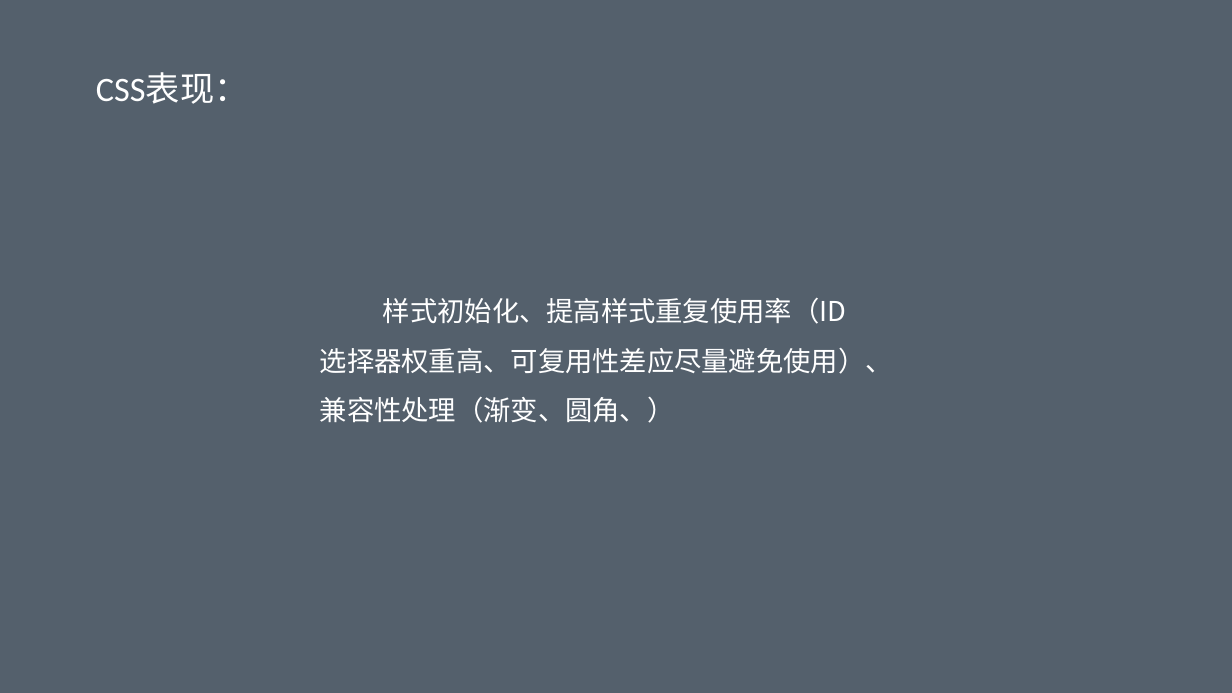
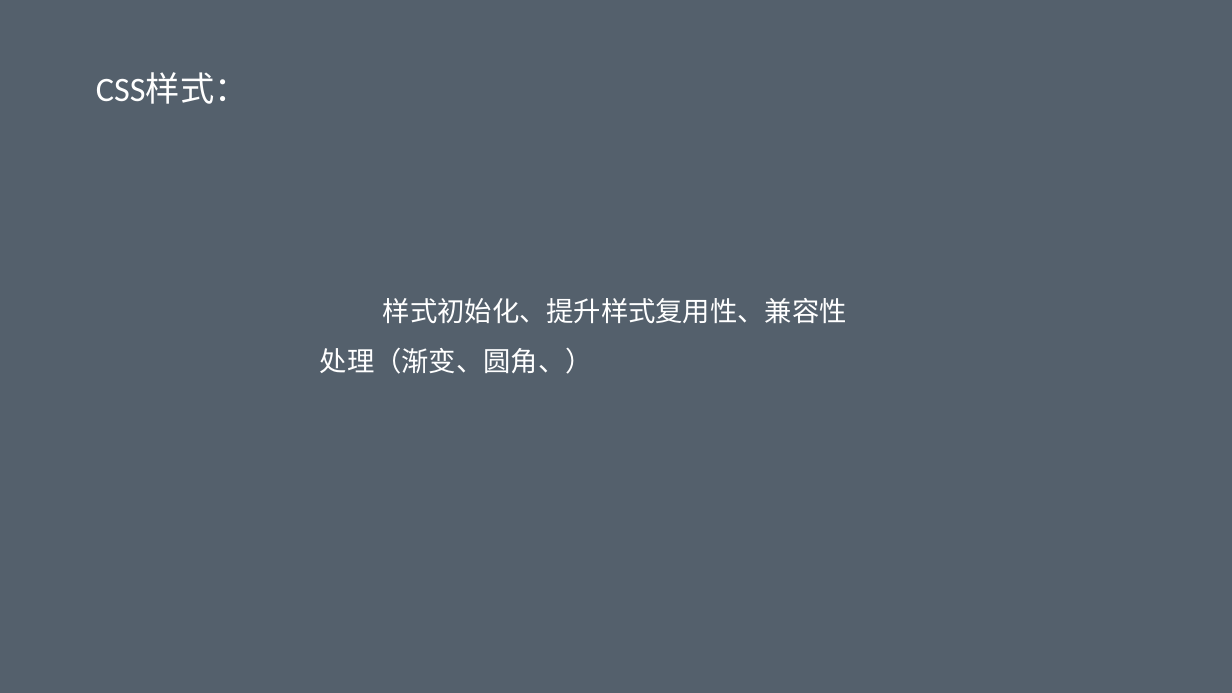
Before and after one commit to geekww/corlex, a slide deck: slide 10 of 前端开发规范.pptx. Drawn at 1232x693 pixels with LibreOffice and Linux fonts; fonts in the diff are those of the drawing. Boxes give left, top, right and bottom in pixels: in the first picture for what was removed or moved away, otherwise in the second. Text is boxed around its words. In the diff, an @@ line names an element or a change of style, - is before the commit and + after.

```diff
--- a/前端开发规范.pptx
+++ b/前端开发规范.pptx
@@ text at (96,73,249,104): text changed @@
-CSS表现：
+CSS样式：
@@ text at (320,298,847,374): text changed @@
-样式初始化、提高样式重复使用率（ID选择器权重高、可复用性差应尽量避免使用）、兼容性处理（渐变、圆角、）
+样式初始化、提升样式复用性、兼容性处理（渐变、圆角、）
```
Also in this commit, not shown: 13 other slides changed, 2 other files.
